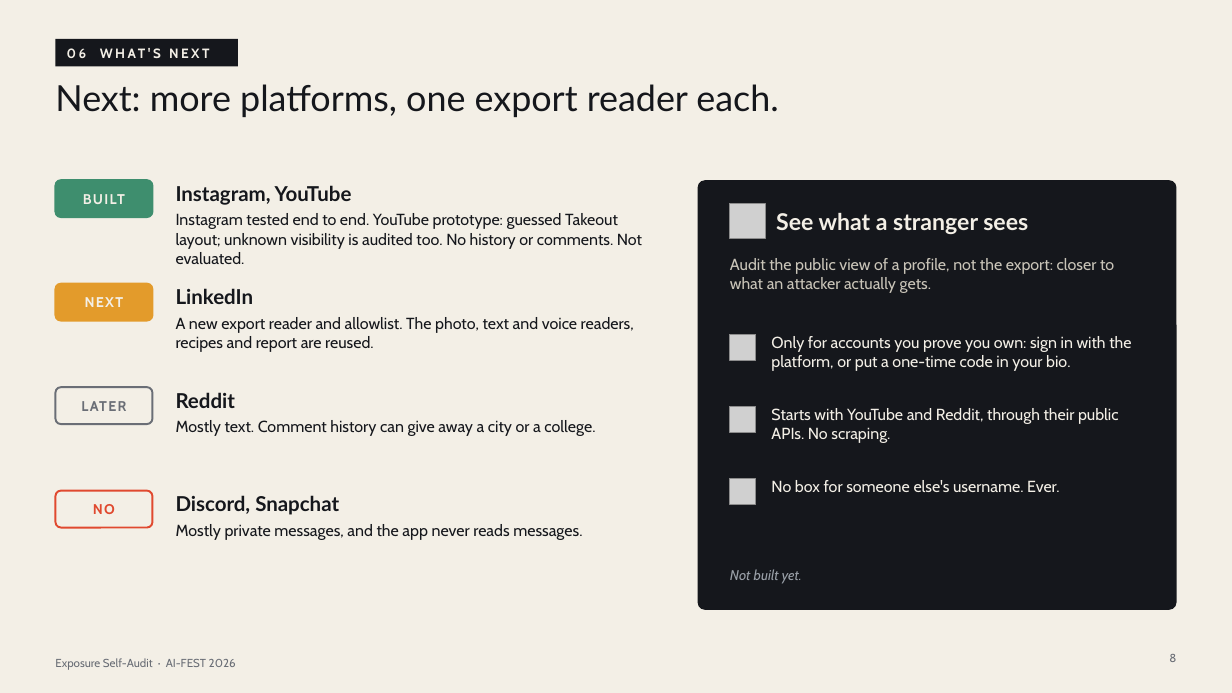
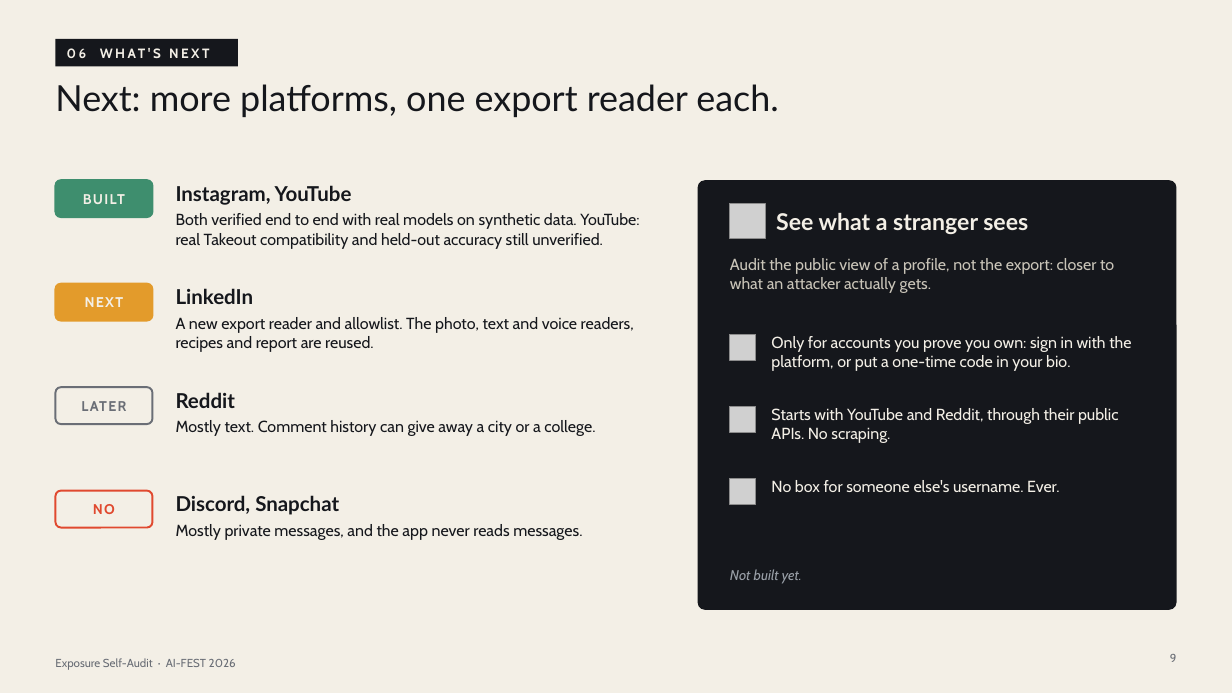
Before and after one commit to GeneralAumsum07/AI-fest-26-CSE, a slide deck: slide 9 of deck/exposure-self-audit.pptx (slide 8 before the commit). Drawn at 1232x693 pixels with LibreOffice and Linux fonts; fonts in the diff are those of the drawing; grey boxes stand for pictures. Boxes give left, top, right and bottom in pixels: in the first picture for what was removed or moved away, otherwise in the second. Text is boxed around its words. In the diff, an @@ line names an element or a change of style, - is before the commit and + after.

```diff
--- a/deck/exposure-self-audit.pptx
+++ b/deck/exposure-self-audit.pptx
@@ text at (176, 213, 639, 249): text changed @@
-Instagram tested end to end. YouTube prototype: guessed Takeout layout; unknown visibility is audited too. No history or comments. Not evaluated.
+Both verified end to end with real models on synthetic data. YouTube: real Takeout compatibility and held-out accuracy still unverified.
@@ page number at (1170, 654, 1177, 662): text changed @@
-8
+9
```
Also in this commit, not shown: 5 other slides changed, 1 slide added, 4 other files.
